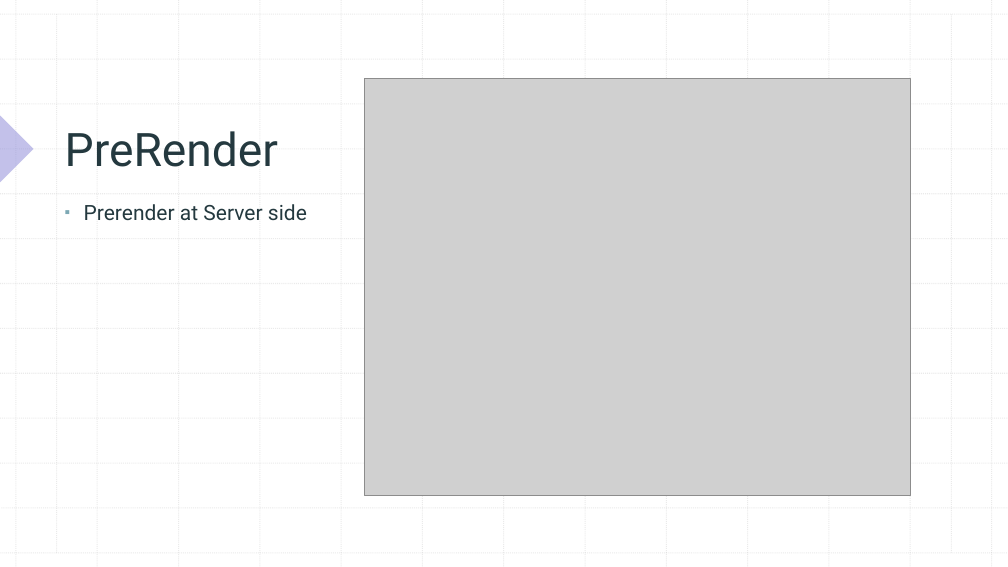
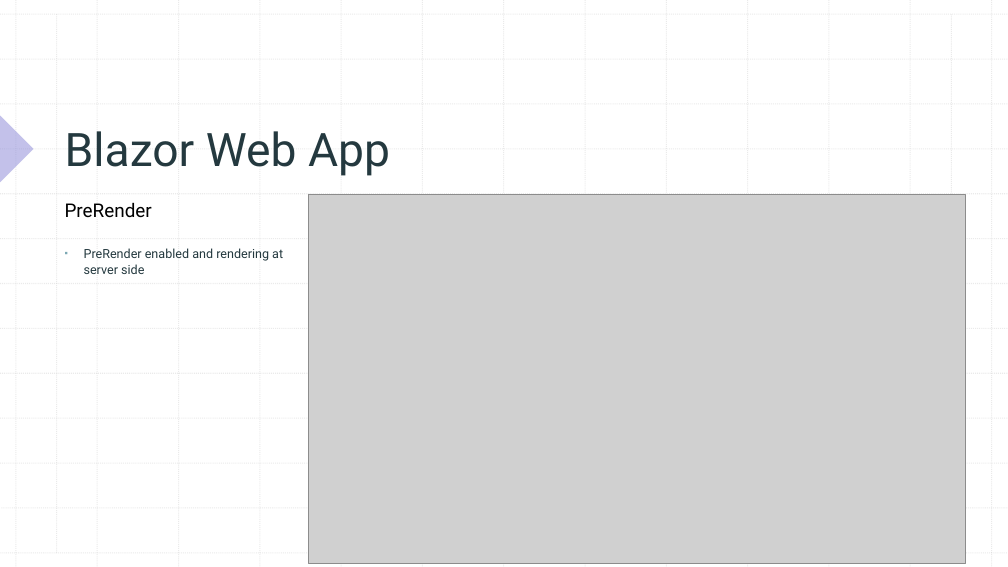
Before and after one commit to xccu/NetCore-Demo, a slide deck: slide 23 of Blazor in .net 8.pptx (slide 21 before the commit). Drawn at 1008x567 pixels with LibreOffice and Linux fonts; fonts in the diff are those of the drawing; grey boxes stand for pictures. Boxes give left, top, right and bottom in pixels: in the first picture for what was removed or moved away, otherwise in the second. Text is boxed around its words. In the diff, an @@ line names an element or a change of style, - is before the commit and + after.

```diff
--- a/Blazor in .net 8.pptx
+++ b/Blazor in .net 8.pptx
@@ title at bbox=[65, 131, 390, 176]: text changed @@
-PreRender
+Blazor Web App
@@ text added at bbox=[65, 202, 152, 218], 18 pt, text #000000 @@
+PreRender
@@ picture: place and size @@
-picture at bbox=[364, 79, 911, 495]
+picture at bbox=[309, 194, 965, 563]
@@ text at bbox=[84, 248, 283, 274]: text changed; size 20 to 12 pt @@
-▪ Prerender at Server side
+▪ PreRender enabled and rendering at server side
```
Also in this commit, not shown: 2 other slides changed, 3 slides added, 2 other files.
